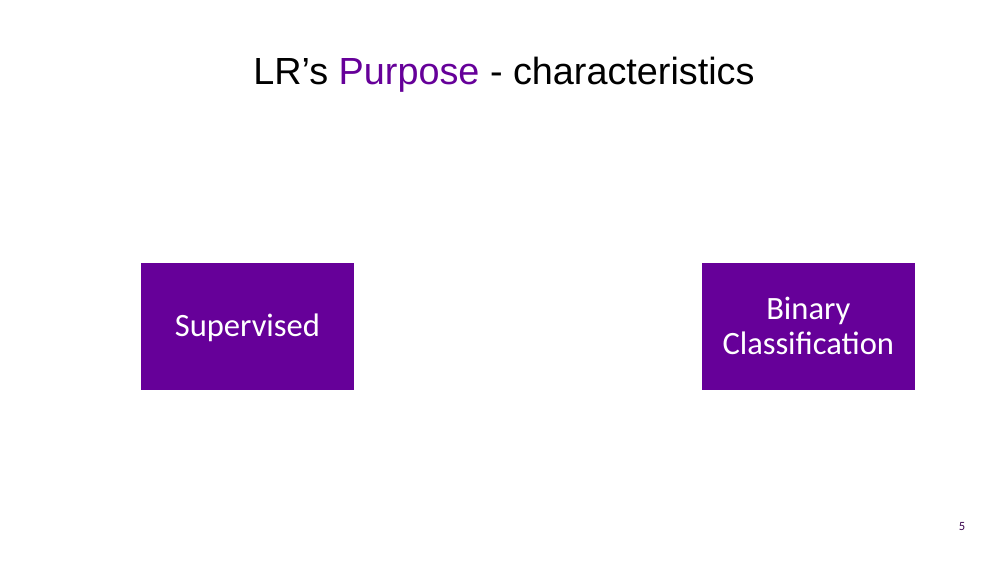
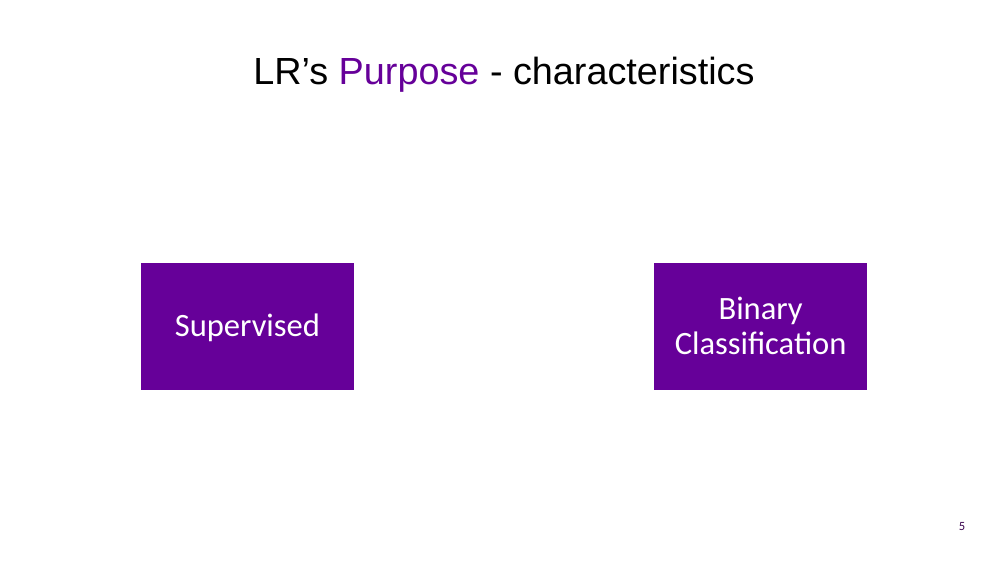
Before and after one commit to UOMDSS/workshops-2022-2023, a slide deck: slide 5 of semester-1/Week-7-EEG-Feeling-Emotions-Logistic-Regression/presentation.pptx. Drawn at 1008x567 pixels with LibreOffice and Linux fonts; fonts in the diff are those of the drawing; background and template pictures are left out. Boxes give left, top, right and bottom in pixels: in the first picture for what was removed or moved away, otherwise in the second. Text is boxed around its words. In the diff, an @@ line names an element or a change of style, - is before the commit and + after.

```diff
--- a/semester-1/Week-7-EEG-Feeling-Emotions-Logistic-Regression/presentation.pptx
+++ b/semester-1/Week-7-EEG-Feeling-Emotions-Logistic-Regression/presentation.pptx
@@ freeform shape "Binary Classification": place and size @@
-freeform shape "Binary Classification" at <box>701,262,916,391</box>
+freeform shape "Binary Classification" at <box>653,262,868,391</box>
```
Also in this commit, not shown: 28 other slides changed, 4 slides added, 2 slides removed, 1 other file.
